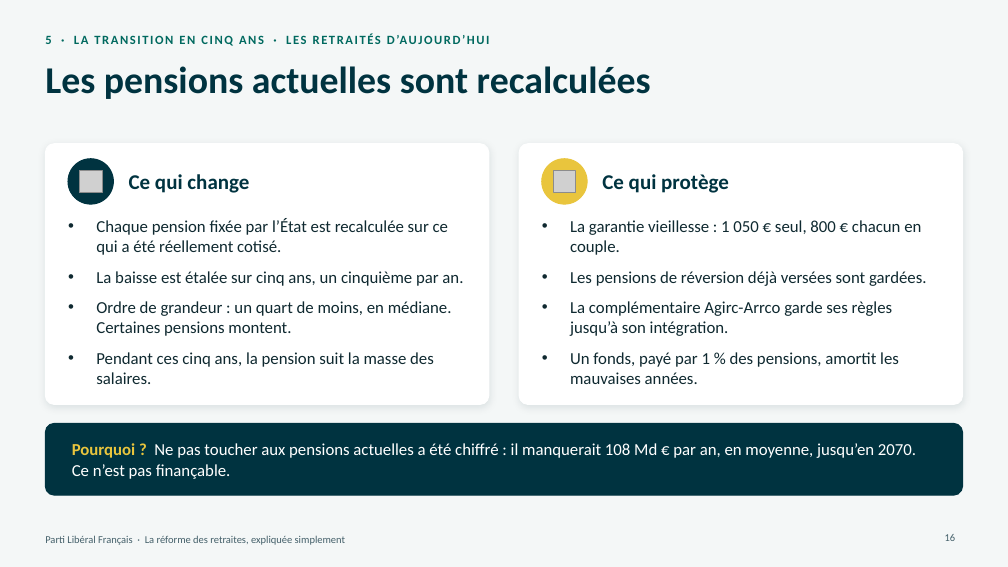
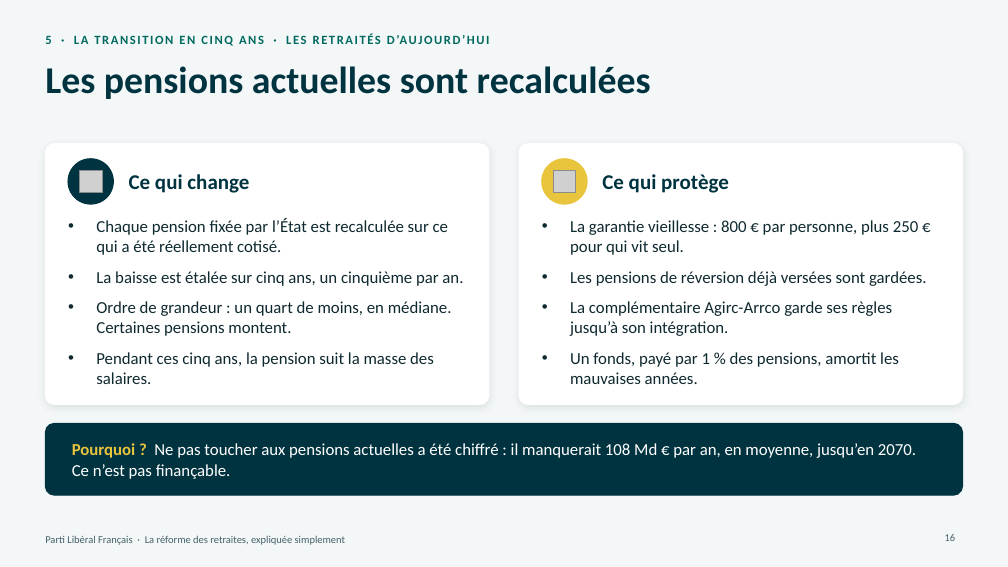
Before and after one commit to g-pliberal/retraitecomptenotionelle, a slide deck: slide 16 of docs/presentation_adherents_17_novembre_2026.pptx. Drawn at 1008x567 pixels with LibreOffice and Linux fonts; fonts in the diff are those of the drawing; grey boxes stand for pictures. Boxes give left, top, right and bottom in pixels: in the first picture for what was removed or moved away, otherwise in the second. Text is boxed around its words. In the diff, an @@ line names an element or a change of style, - is before the commit and + after.

```diff
--- a/docs/presentation_adherents_17_novembre_2026.pptx
+++ b/docs/presentation_adherents_17_novembre_2026.pptx
@@ text at box(570, 220, 918, 255): text changed @@
-• La garantie vieillesse : 1 050 € seul, 800 € chacun en couple.
+• La garantie vieillesse : 800 € par personne, plus 250 € pour qui vit seul.
```
Also in this commit, not shown: 5 other slides changed.
